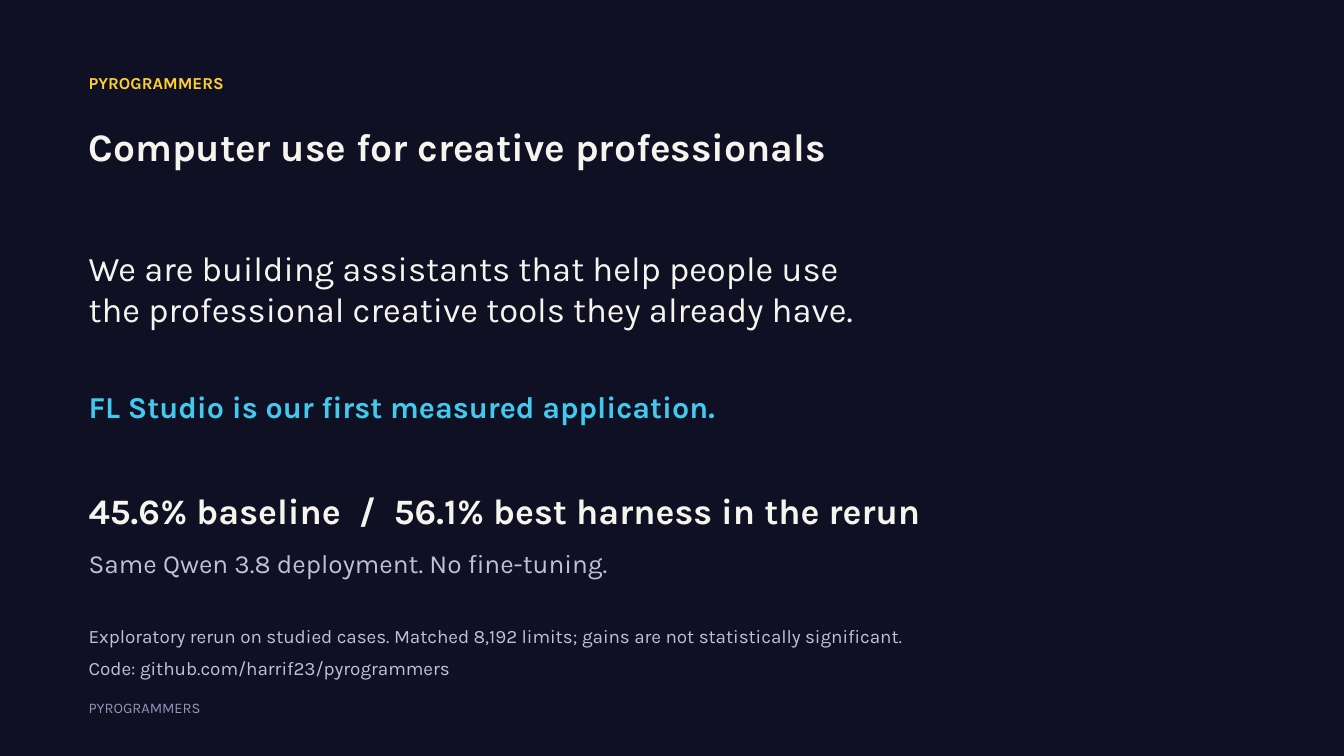
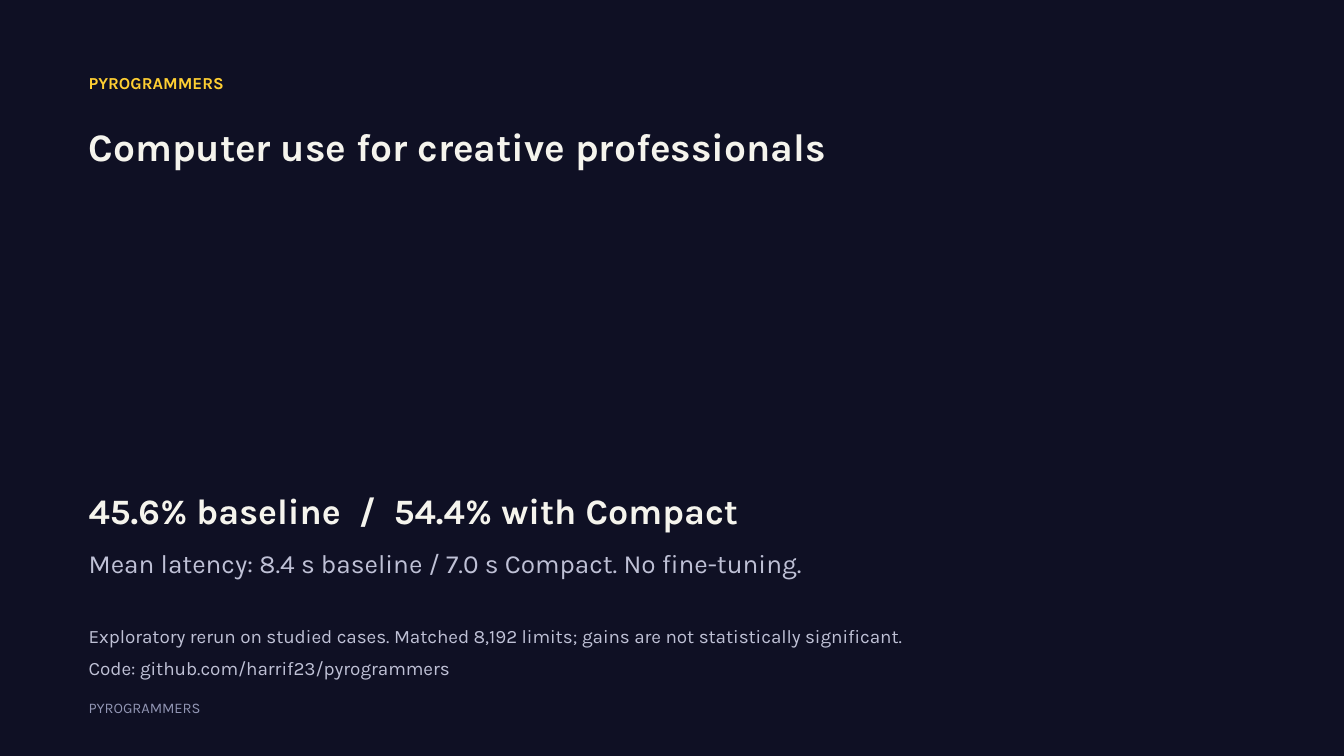
Before and after one commit to harrif23/pyrogrammers, a slide deck: slide 8 of docs/pyrogrammers-presentation.pptx. Drawn at 1344x756 pixels with LibreOffice and Linux fonts; fonts in the diff are those of the drawing. Boxes give left, top, right and bottom in pixels: in the first picture for what was removed or moved away, otherwise in the second. Text is boxed around its words. In the diff, an @@ line names an element or a change of style, - is before the commit and + after.

Commit message:
docs: highlight compact results and simplify closing slide

```diff
--- a/docs/pyrogrammers-presentation.pptx
+++ b/docs/pyrogrammers-presentation.pptx
@@ text removed at (x1=89, y1=257, x2=853, y2=331) @@
-We are building assistants that help people use
-the professional creative tools they already have.
@@ text removed at (x1=89, y1=396, x2=715, y2=425) @@
-FL Studio is our first measured application.
@@ text at (x1=89, y1=498, x2=739, y2=533): text changed @@
-45.6% baseline / 56.1% best harness in the rerun
+45.6% baseline / 54.4% with Compact
@@ text at (x1=89, y1=555, x2=802, y2=579): text changed @@
-Same Qwen 3.8 deployment. No fine-tuning.
+Mean latency: 8.4 s baseline / 7.0 s Compact. No fine-tuning.
```
Also in this commit, not shown: 5 other slides changed.
